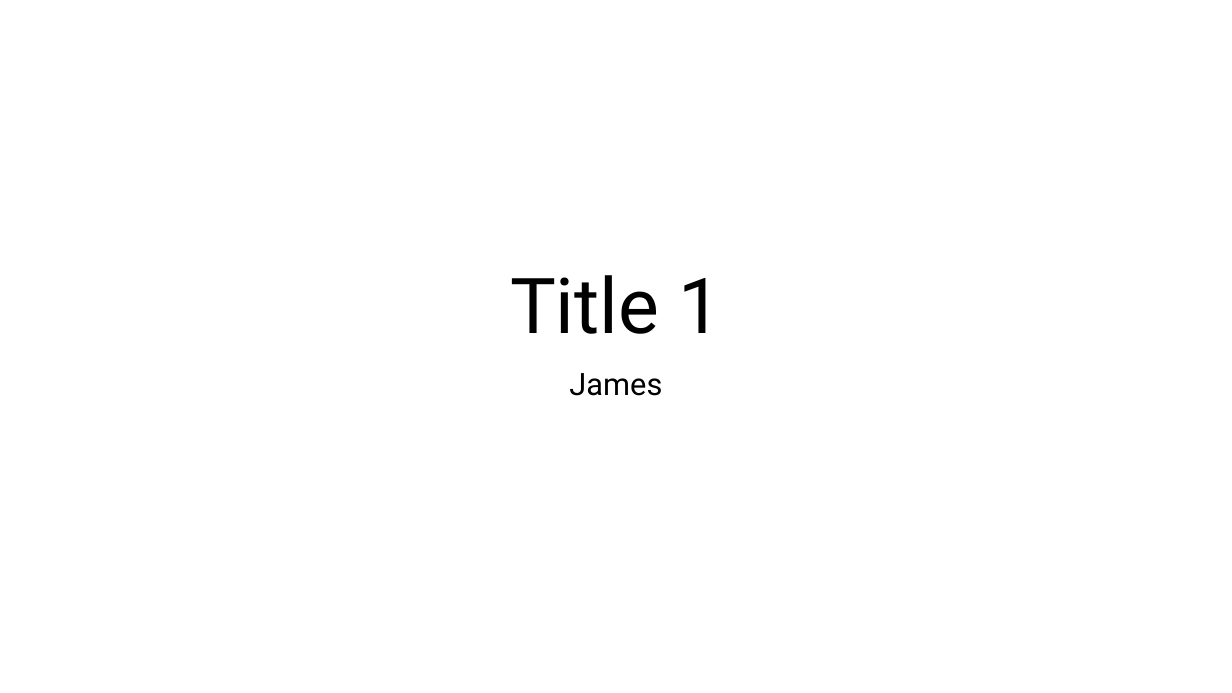
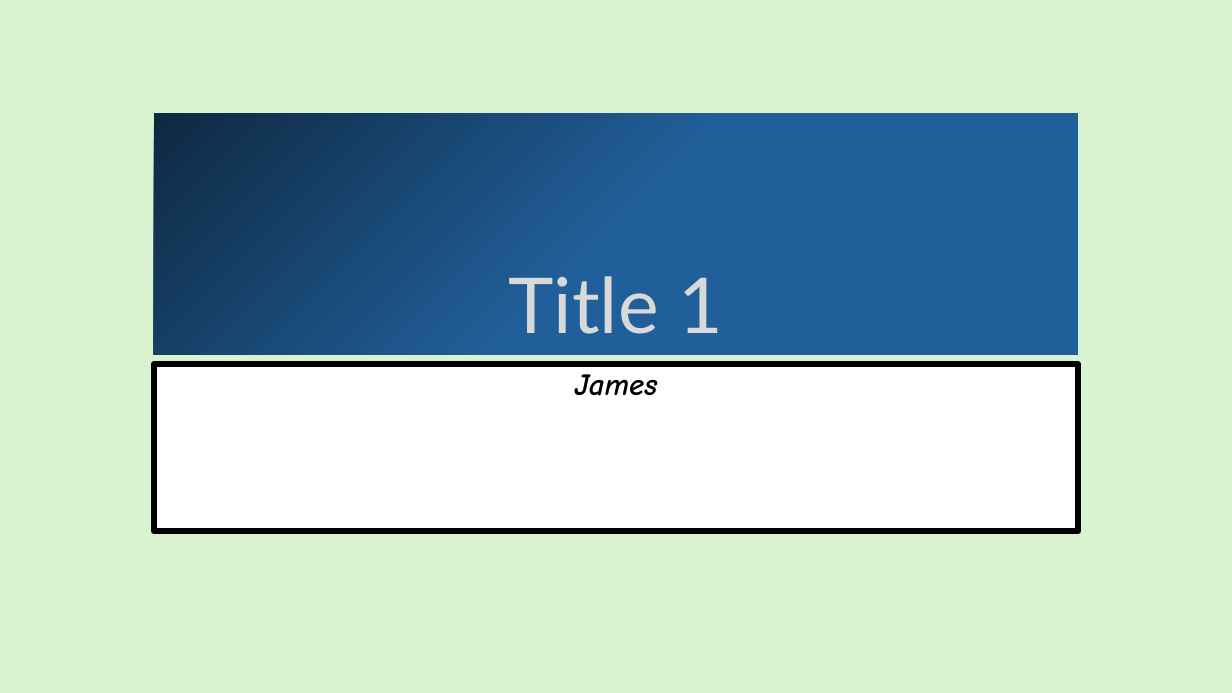
Before and after one commit to mixedjames/pptx2html, a slide deck: slide 1 of apps/web-demo/src/Presentation1.pptx. Drawn at 1232x693 pixels with LibreOffice and Linux fonts; fonts in the diff are those of the drawing. Boxes give left, top, right and bottom in pixels: in the first picture for what was removed or moved away, otherwise in the second. Text is boxed around its words. In the diff, an @@ line names an element or a change of style, - is before the commit and + after.

```diff
--- a/apps/web-demo/src/Presentation1.pptx
+++ b/apps/web-demo/src/Presentation1.pptx
@@ background #FFFFFF to #D9F2D0 @@
@@ title "Title 1": place and size @@
-title "Title 1" at (510,275,722,334)
+title "Title 1" at (154,114,1079,355)
@@ title "Title 1" at (154,114,1079,355): font Roboto to Lato, text colour #000000 to #D9D9D9; fill none to gradient #0E2841 to #215F9A @@
@@ subtitle "James": place and size @@
-subtitle "James" at (569,373,662,396)
+subtitle "James" at (154,364,1079,531)
@@ subtitle "James" at (154,364,1079,531): font Roboto to Comic Neue, bold on, italic on; fill none to #FFFFFF; outline none to #000000 5 pt @@
```
Also in this commit, not shown: 33 other files.
